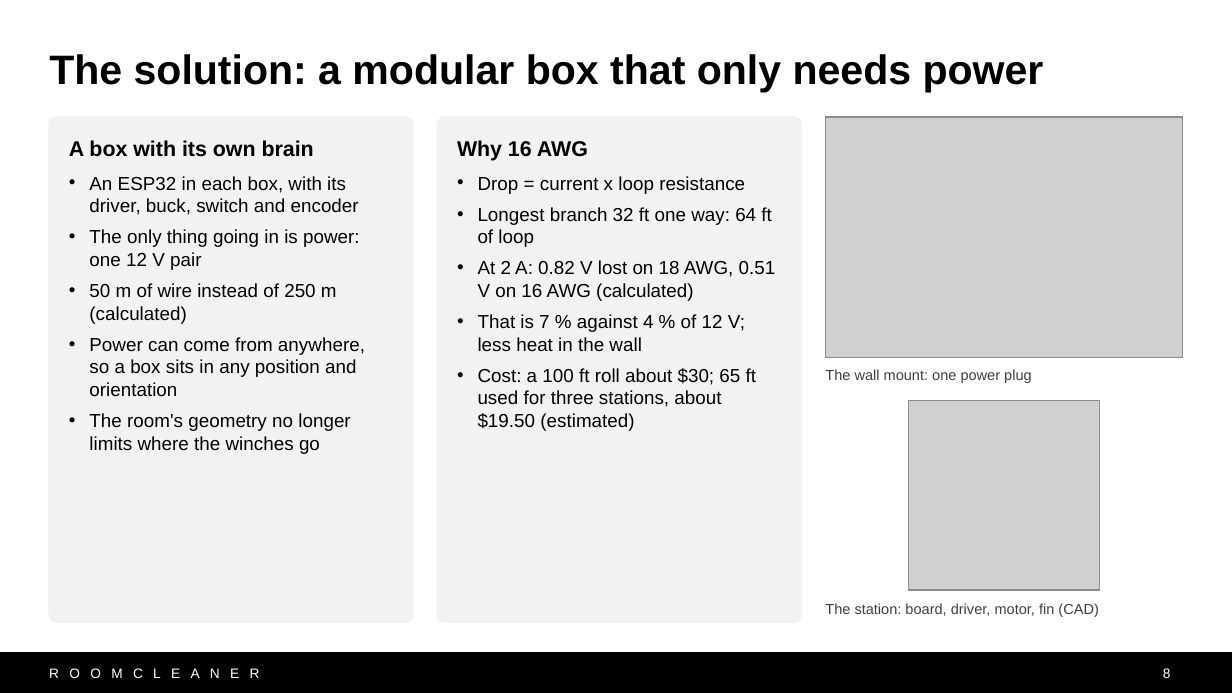
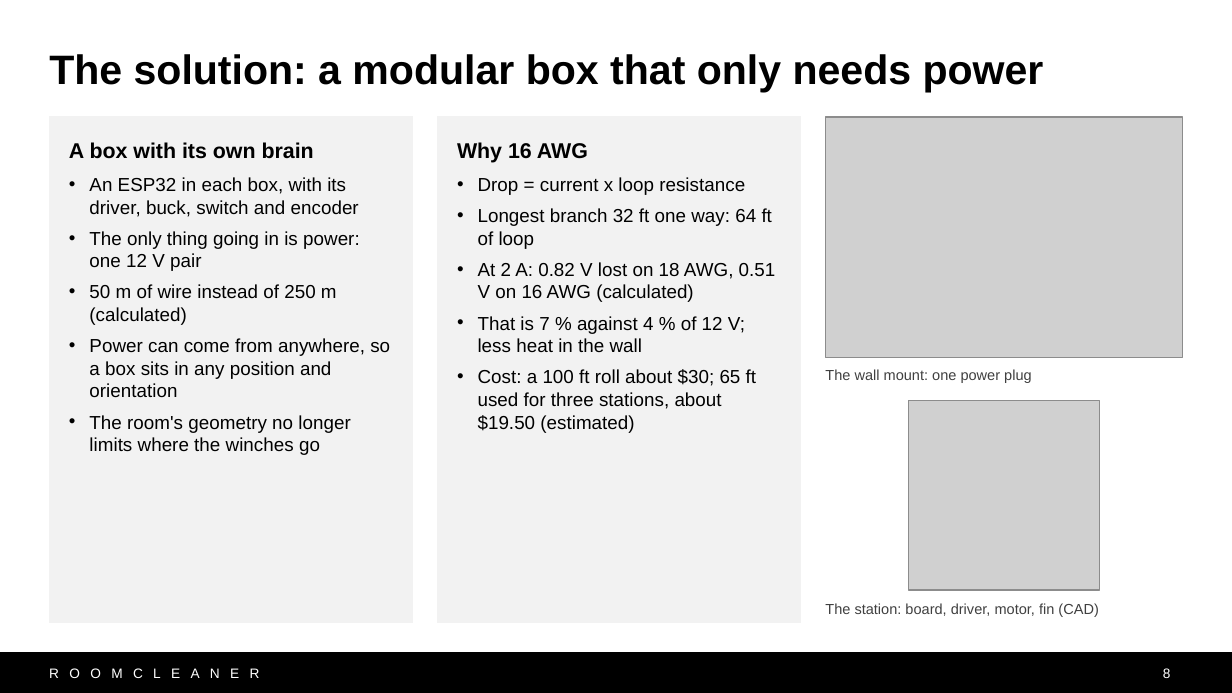
Before and after one commit to Jaspario1199/RoomCleaner, a slide deck: slide 8 of docs/presentation/deck_v10/RoomCleaner_Buntinx_v10.pptx. Drawn at 1232x693 pixels with LibreOffice and Linux fonts; fonts in the diff are those of the drawing; grey boxes stand for pictures. Boxes give left, top, right and bottom in pixels: in the first picture for what was removed or moved away, otherwise in the second. Text is boxed around its words. In the diff, an @@ line names an element or a change of style, - is before the commit and + after.

```diff
--- a/docs/presentation/deck_v10/RoomCleaner_Buntinx_v10.pptx
+++ b/docs/presentation/deck_v10/RoomCleaner_Buntinx_v10.pptx
@@ rectangle "A box with its own ..." at (49,117,413,622): fill none to #F2F2F2; outline none to #F2F2F2 0.75 pt @@
@@ rectangle "A box with its own ...": place and size @@
-rectangle "A box with its own ..." at (89,176,365,454)
+rectangle "A box with its own ..." at (49,117,413,622)
@@ rounded rectangle removed at (49,117,413,622) @@
@@ rectangle "Why 16 AWG": place and size @@
-rectangle "Why 16 AWG" at (478,176,776,431)
+rectangle "Why 16 AWG" at (437,117,801,622)
@@ rectangle "Why 16 AWG" at (437,117,801,622): fill none to #F2F2F2; outline none to #F2F2F2 0.75 pt @@
@@ rounded rectangle removed at (437,117,801,622) @@
@@ text in rectangle at (69,142,314,159): paragraph added @@
+A box with its own brain
@@ text removed at (69,140,314,157) @@
-A box with its own brain
@@ text in rectangle at (457,142,588,163): paragraph added @@
+Why 16 AWG
@@ text removed at (457,140,588,161) @@
-Why 16 AWG
```
Also in this commit, not shown: 15 other slides changed, 4 other files.
